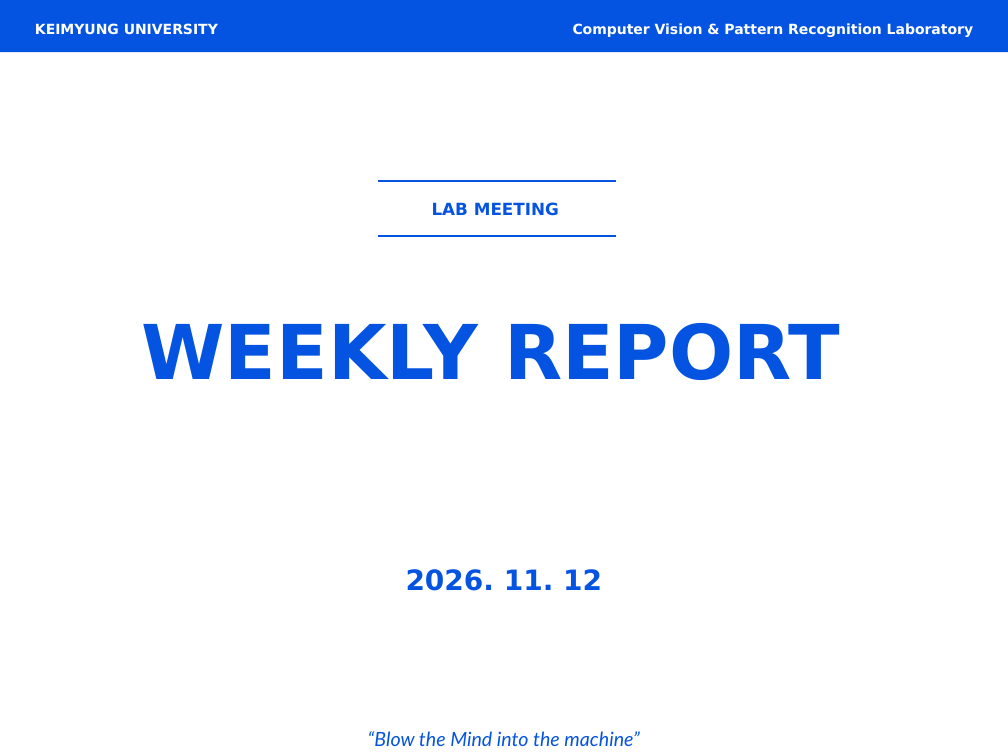
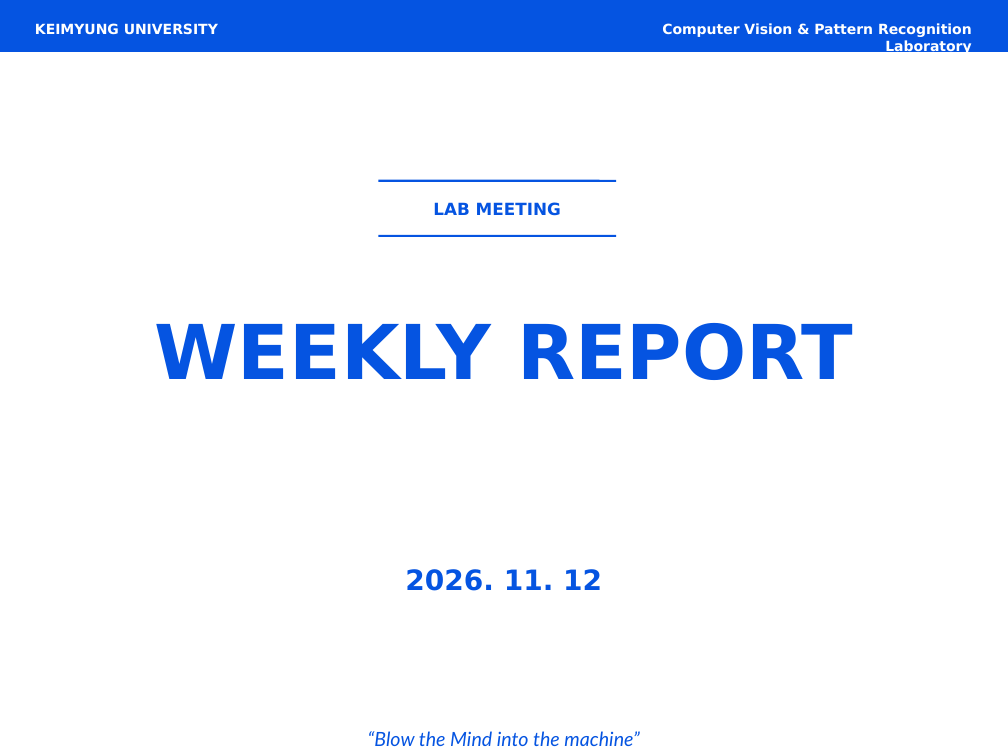
Before and after one commit to kakabab12/LAB-1309, a slide deck: slide 1 of 09_주간보고/2026-11-12/주간보고_11_12_이지용.pptx. Drawn at 1008x756 pixels with LibreOffice and Linux fonts; fonts in the diff are those of the drawing. Boxes give left, top, right and bottom in pixels: in the first picture for what was removed or moved away, otherwise in the second. Text is boxed around its words. In the diff, an @@ line names an element or a change of style, - is before the commit and + after.

```diff
--- a/09_주간보고/2026-11-12/주간보고_11_12_이지용.pptx
+++ b/09_주간보고/2026-11-12/주간보고_11_12_이지용.pptx
@@ text "Computer Vision & Pattern Recognition ..." rewrapped from (573,23,973,37) to (662,23,972,54) @@
@@ rectangle "WEEKLY REPORT": place and size @@
-rectangle "WEEKLY REPORT" at (132,299,877,401)
+rectangle "WEEKLY REPORT" at (144,299,863,400)
@@ rectangle "WEEKLY REPORT" at (144,299,863,400): outline #FFFFFF 0.75 pt to #FFFFFF 0 pt @@
```
Also in this commit, not shown: 1 other slide changed, 10 other files.
